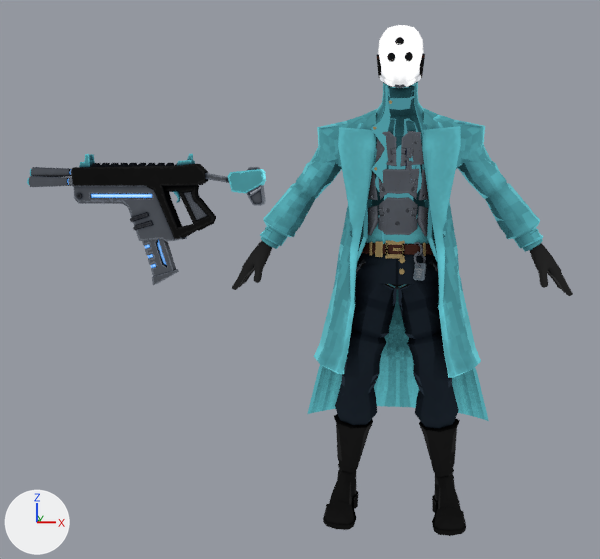
What one commit did to the Blender file Blend/Cadet.blend.
One viewpoint serves both versions: a 50 mm lens placed at (0.06, -3.48, 1.43), pointed at (-0.43, 0.13, 1.0). Arrows for +X, +Y and +Z are at lower left; the lights stay in place. The same objects are shown in both versions, whatever each file hides.

The first picture shows 'CadetArmor', 'CadetCoat', 'meshBeltMastery', 'meshCadetMastery', 'meshCoatMastery', 'meshGunMagMastery', 'meshGunMastery'.
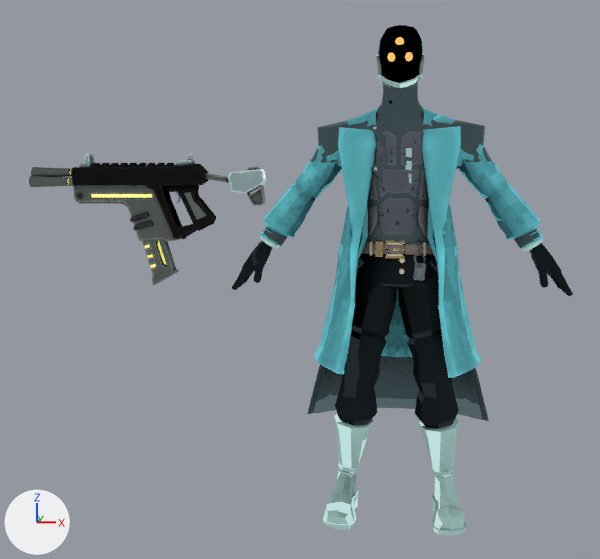
Pixel boxes [x1, y1, x2, y2] of what changed, in the pictures (600 x 559 px; the box of a moved part takes in the faces that stretch with it):
'meshGunMastery', recoloured: [27, 154, 266, 240] in both
'meshGunMagMastery', recoloured (blue to yellow): [142, 239, 170, 272] in both
part 1 of me_cylinder_007, surface changed: [361, 243, 433, 255] in both
part 2 of me_cylinder_015, moved or reshaped: [376, 54, 381, 78] in both
part 3 of me_cylinder_015, recoloured: [232, 25, 573, 536] in both
part 4 of me_cylinder_009, added (cyan): after [308, 84, 488, 421]
part 5 of me_cylinder_009, recoloured: [261, 81, 543, 421] in both

Edits to the bpy script that builds the scene:
```text
Add img_texcadetgunmastery:
    img_texcadetgunmastery = load_image('texCadetGunMastery', 'texCadetGunMastery.png', 1024, 1024, 'sRGB')
Add img_texcadetgunmasteryem:
    img_texcadetgunmasteryem = load_image('texCadetGunMasteryEm', 'texCadetGunMasterEm.png', 1024, 1024, 'sRGB')
Add img_texcadetcoatmasterydiffuse:
    img_texcadetcoatmasterydiffuse = load_image('texCadetCoatMasteryDiffuse', '../CadetUnityProject/Assets/Cadet/Textures/texCadetCoatMasteryDiffuse.png', 2048, 2048, 'sRGB')
Add img_texcadetmasterynormal_png:
    img_texcadetmasterynormal_png = load_image('texCadetMasteryNormal.png', 'texCadetMasteryNormal.png', 2048, 2048, 'sRGB')
Add img_texcadetmasterydiffuse:
    img_texcadetmasterydiffuse = load_image('texCadetMasteryDiffuse', 'texCadetMasteryDiffuse.png', 2048, 2048, 'sRGB')
Add img_texcadetmasteryemission_png:
    img_texcadetmasteryemission_png = load_image('texCadetMasteryEmission.png', 'texCadetMasteryEmission.png', 2048, 2048, 'sRGB')
Add mat_matcadetgunmastery:
    mat_matcadetgunmastery = bpy.data.materials.new('matCadetGunMastery')
    # colours: black #000000, grey #b5b7bc
    # uses the picture img_texcadetgunmastery
    # uses the picture img_texcadetgunmasteryem
Add mat_matcadetcoatmastery:
    mat_matcadetcoatmastery = bpy.data.materials.new('matCadetCoatMastery')
    # colours: black #000000, grey #b5b7bc
    # uses the picture img_texcadetcoatmasterydiffuse
Add mat_texcadetmastery:
    mat_texcadetmastery = bpy.data.materials.new('texCadetMastery')
    # colours: black #000000, grey #b5b7bc
    # uses the picture img_texcadetmasterydiffuse
    # uses the picture img_texcadetmasteryemission_png
    # uses the picture img_texcadetmasterynormal_png
Change me_cylinder_007:
    where me_cylinder_007.from_pydata(...)  # 114 vertices, 95 faces; spans x -0.185..0.178, y -0.138..0.154, z 1.142..1.193
    used by ob_meshbeltmastery; location = (0.0, 0.0, 0.0)
    me_cylinder_007 part 1: texture (UV) coordinates of 95 of 95 faces, centred in x -0.172..0.176, y -0.137..0.145, z 1.143..1.192, changed; they spanned u 0.96..1.0, v 0.43..0.67 and now span u 0.58..0.79, v 0.69..0.89
Change me_cube_001:
    where me_cube_001.from_pydata(...)  # 108 vertices, 94 faces; spans x -0.068..0.129, y -0.026..0.0, z -0.192..0.182
    remove me_cube_001.materials.append(mat_cadetweapon_001)
    add me_cube_001.materials.append(mat_matcadetgunmastery)
Change me_cube_003:
    where me_cube_003.from_pydata(...)  # 1387 vertices, 1295 faces; spans x -0.756..0.278, y -0.048..0.048, z -0.213..0.158
    remove me_cube_003.materials.append(mat_cadetweapon_001)
    add me_cube_003.materials.append(mat_matcadetgunmastery)
Change me_cylinder_009:
    used by ob_meshcoatmastery; location = (0.0, 0.0, 0.0)
    remove me_cylinder_009.from_pydata(...)  # 747 vertices, 710 faces; spans x -0.59..0.59, y -0.14..0.48, z 0.35..1.87
    add me_cylinder_009.from_pydata(...)  # 1361 vertices, 1348 faces; spans x -0.59..0.59, y -0.14..0.48, z 0.35..1.87
    me_cylinder_009 part 4: 614 vertices added at x -0.58..0.58, y -0.13..0.47, z 0.35..1.85
    me_cylinder_009 part 5: 710 faces spanning x -0.59..0.59, y -0.14..0.48, z 0.35..1.87 switch from mat_cadetcoat_001 to mat_matcadetcoatmastery
Change me_cylinder_015:
    where me_cylinder_015.from_pydata(...)  # 2692 vertices, 2560 faces; spans x -0.71..0.71, y -0.18..0.16, z 0.0..2.05
    used by ob_meshcadetmastery; location = (0.0, 0.0, 0.0)
    me_cylinder_015 part 2
    66 faces are deleted
    66 new faces join them
    me_cylinder_015 part 3: 2560 faces spanning x -0.71..0.71, y -0.18..0.16, z 0.0..2.05 switch from mat_cadet_002 to mat_texcadetmastery
```
